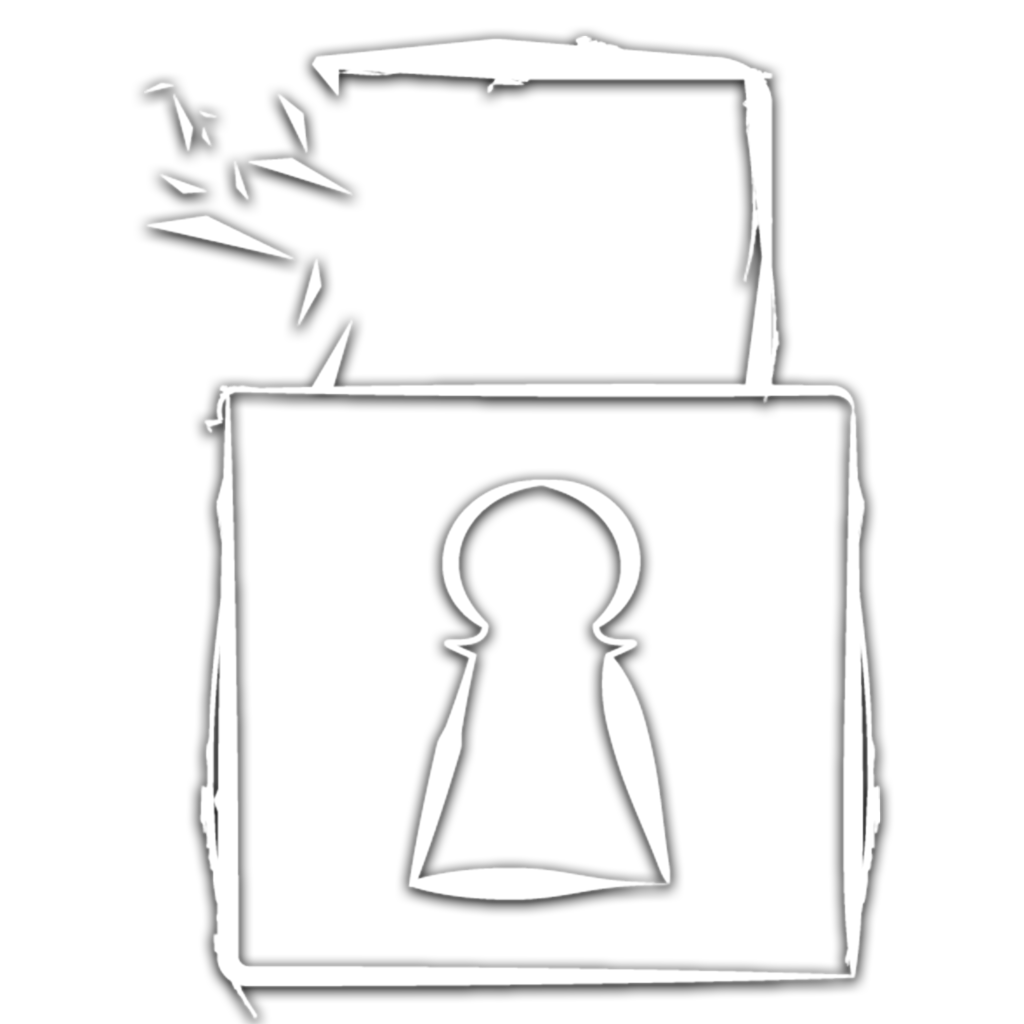
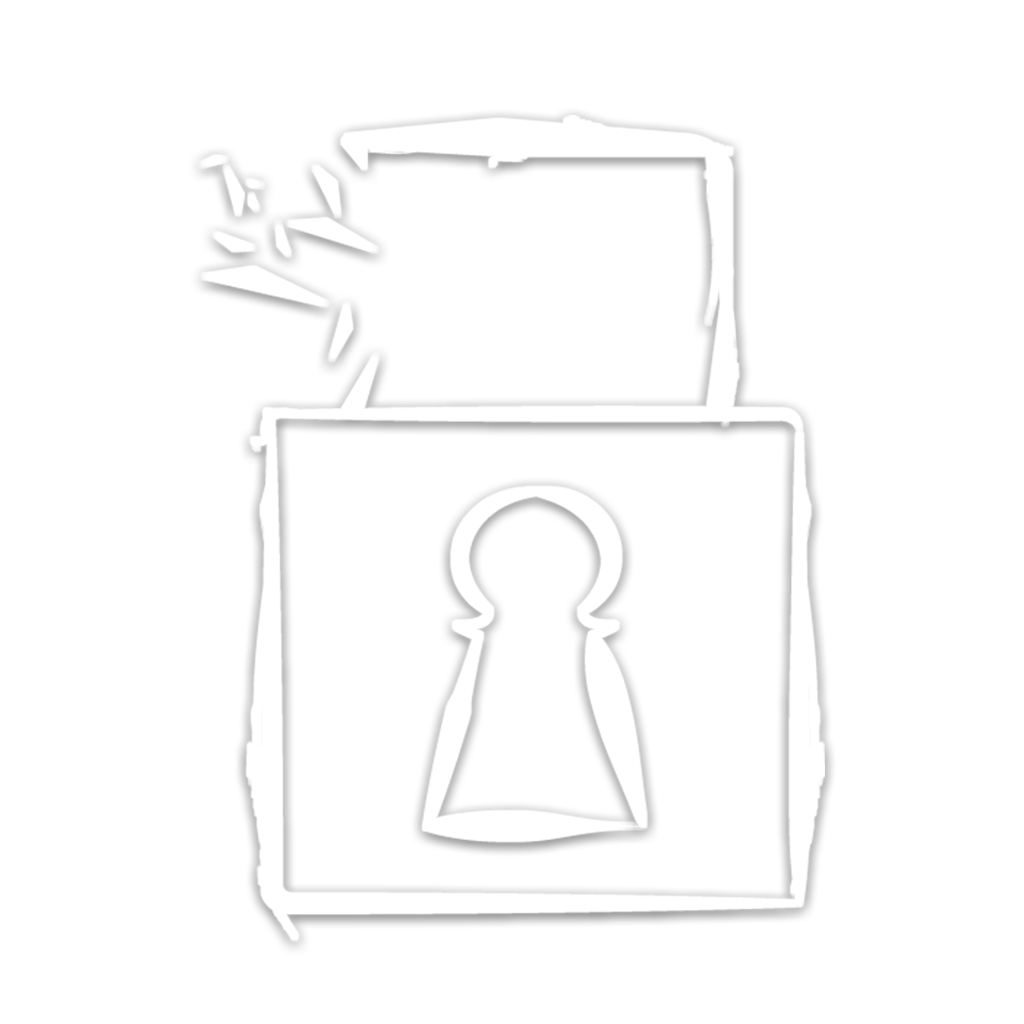
Two versions of the same layered image (w=1024, h=1024). Layer-by-layer changes:
added layer "Calque 1" above "Crochetage01" over [198, 115, 825, 943]
painted on "Crochetage01" over [144, 36, 880, 1020]
